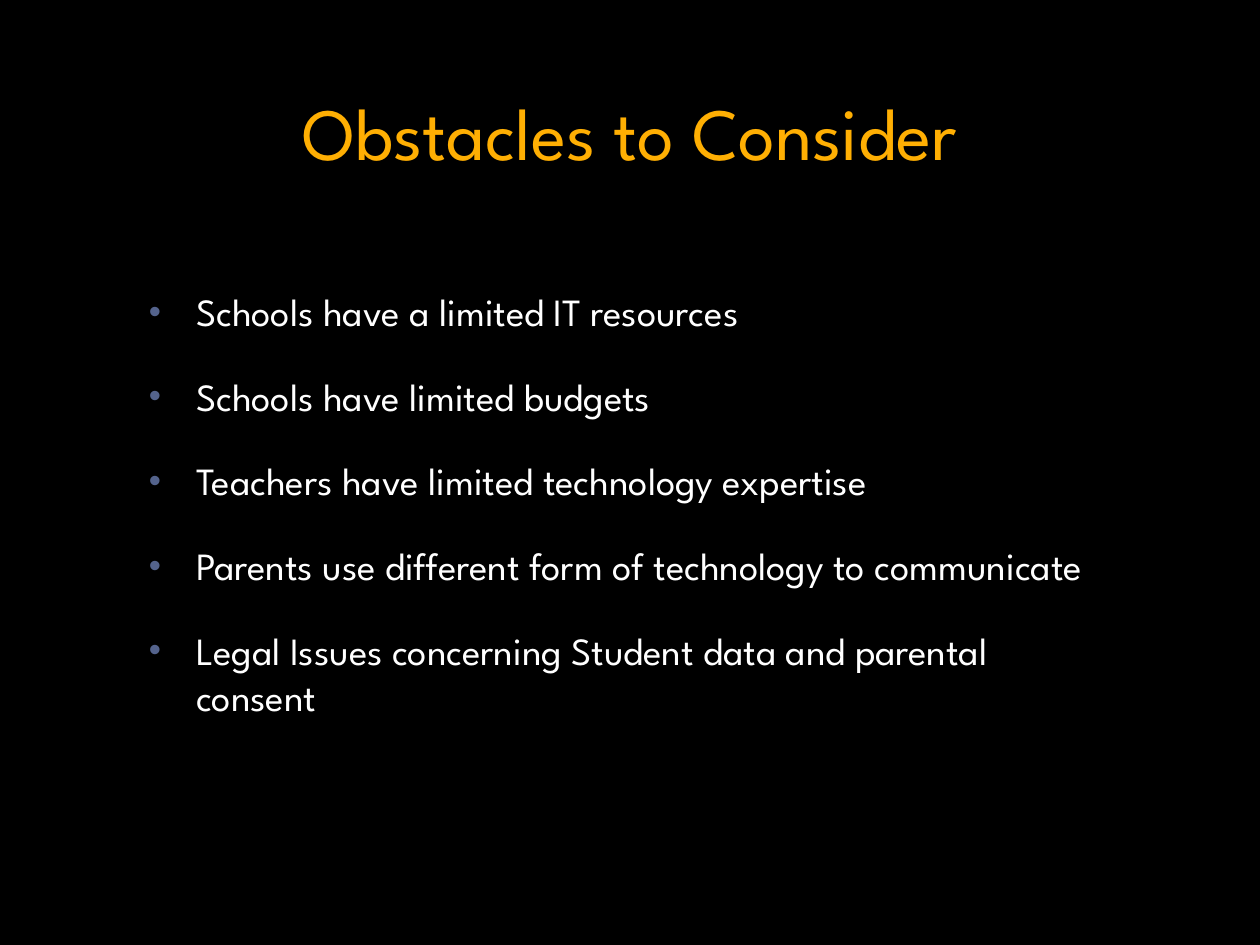
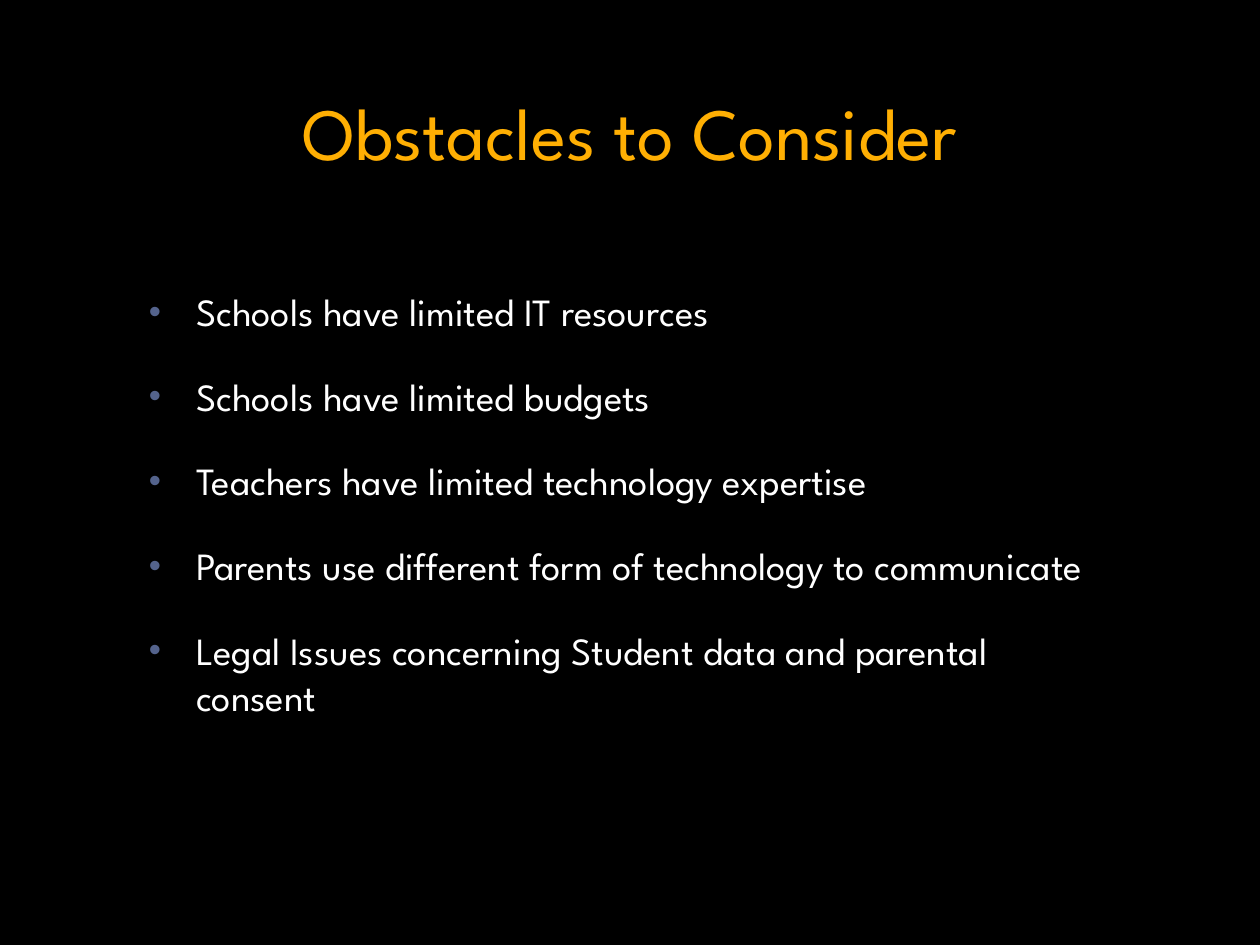
Before and after one commit to kevinrobinson/teachcom, a slide deck: slide 4 of doc/teachercom_presentation.pptx. Drawn at 1260x945 pixels with LibreOffice and Linux fonts; fonts in the diff are those of the drawing; background and template pictures are left out. Boxes give left, top, right and bottom in pixels: in the first picture for what was removed or moved away, otherwise in the second. Text is boxed around its words. In the diff, an @@ line names an element or a change of style, - is before the commit and + after.

```diff
--- a/doc/teachercom_presentation.pptx
+++ b/doc/teachercom_presentation.pptx
@@ text at <box>196,299,709,327</box>: text changed @@
-• Schools have a limited IT resources
+• Schools have limited IT resources
```
Also in this commit, not shown: 1 other slide changed, 1 other file.
